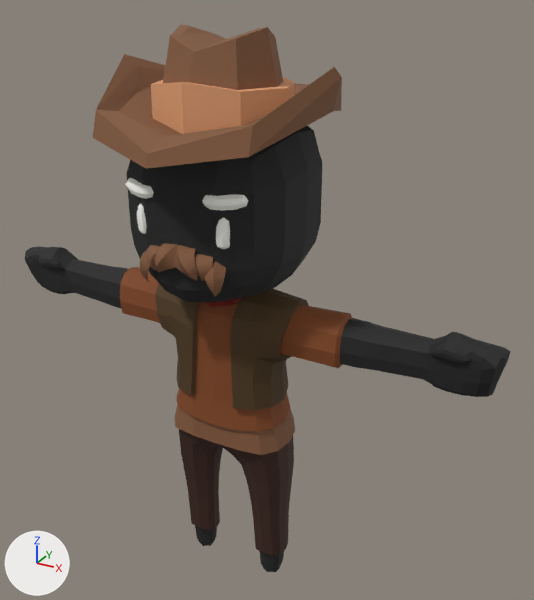
The glTF model public/assets/worldstream/rigged/q-cowboy.glb as it was, and as the next commit left it.
One viewpoint serves both versions: a 50 mm lens placed at (1.109, -1.764, 1.949), pointed at (0.08, 0.107, 1.014). The lights are fixed; the arrows at lower left show +X, +Y and +Z. The older version comes first. Where no turn or scale is listed for an object, it has been applied to the vertices. Vertices at exactly the same position are counted once.

Objects in the first picture: 'Body'.
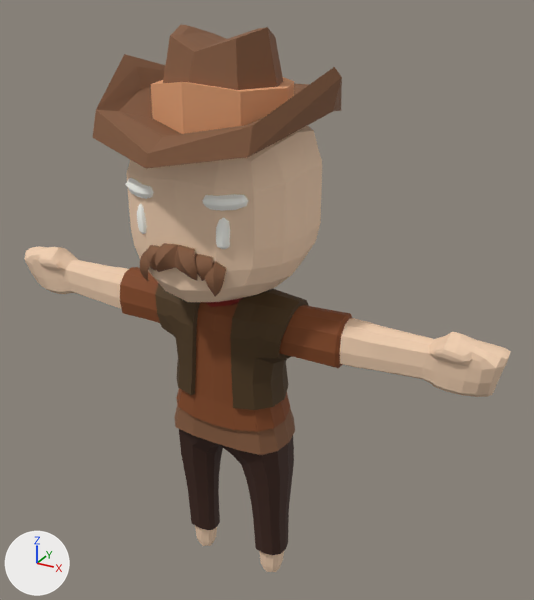
Changed parts and their boxes (x1, y1, x2, y2) in the pictures (534 x 600 px):
part 1 of me_cube_004, recoloured (black to beige)
    both: (25, 126, 511, 572)

What changed in the scene script:
```text
Change me_cube_004:
    where me_cube_004.from_pydata(...)  # 1620 vertices, 3176 faces; spans x -0.84..0.84, y -0.37..0.36, z -0.01..1.82
    used by ob_body; location = (0.0, 0.019, 0.01)
    me_cube_004 part 1: 1056 faces centred in x -0.84..0.84, y -0.25..0.25, z -0.01..1.61 are repainted in the vertex colours; the middle colour goes from black #1f1f1f to beige #f2d0b1
```
